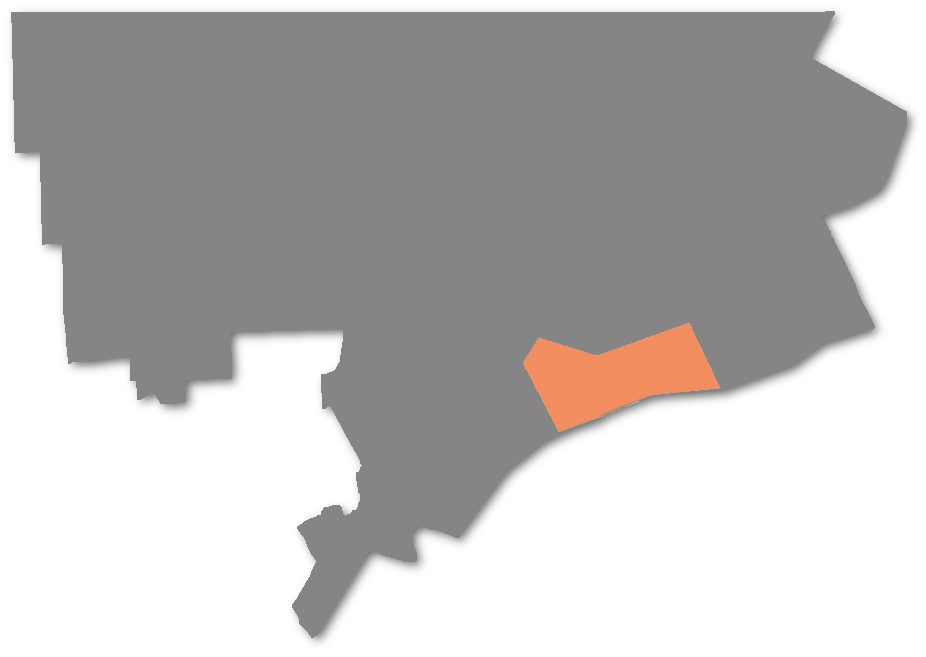
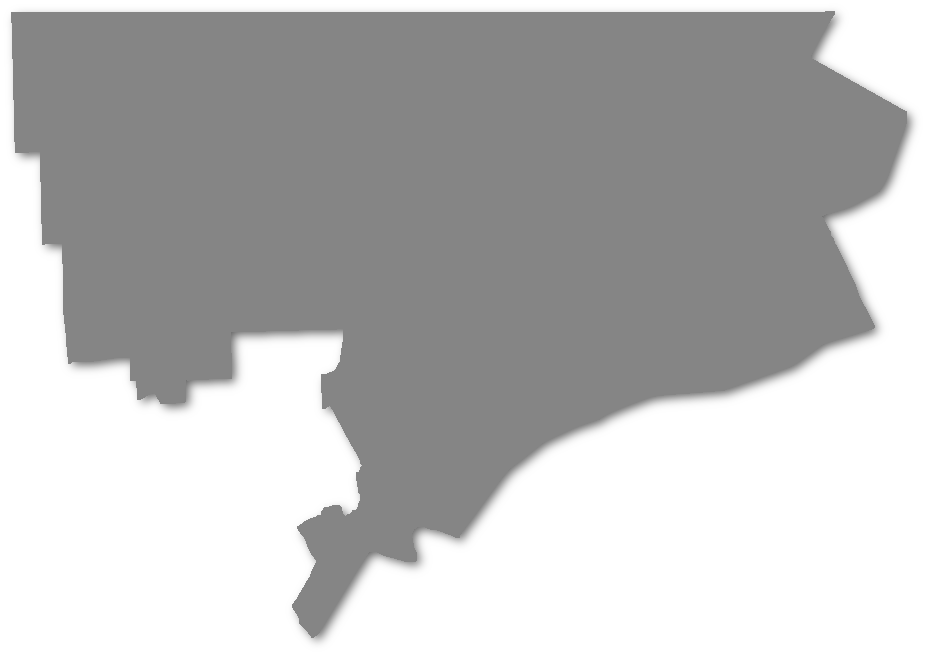
Revision of a layered w=926, h=657 image; what changed, layer by layer:
painted on "Screen Shot 2016-05-26 at 10.13.07 AM.png copy" over (x1=523, y1=323, x2=720, y2=432)
